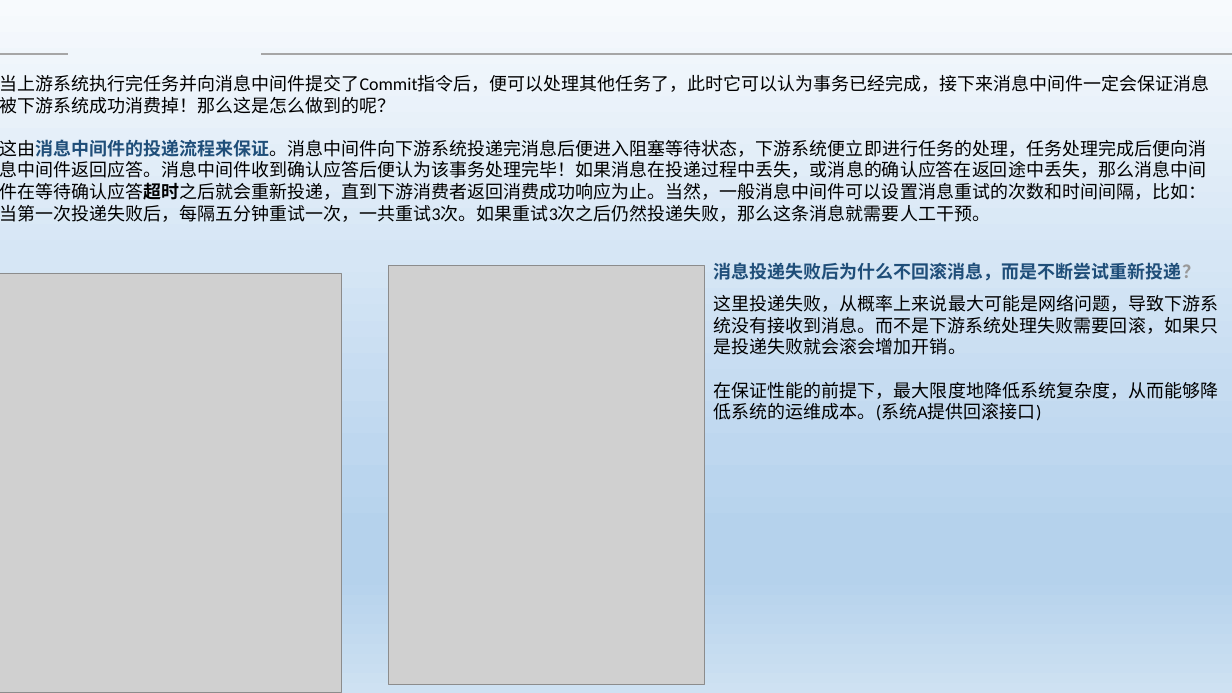
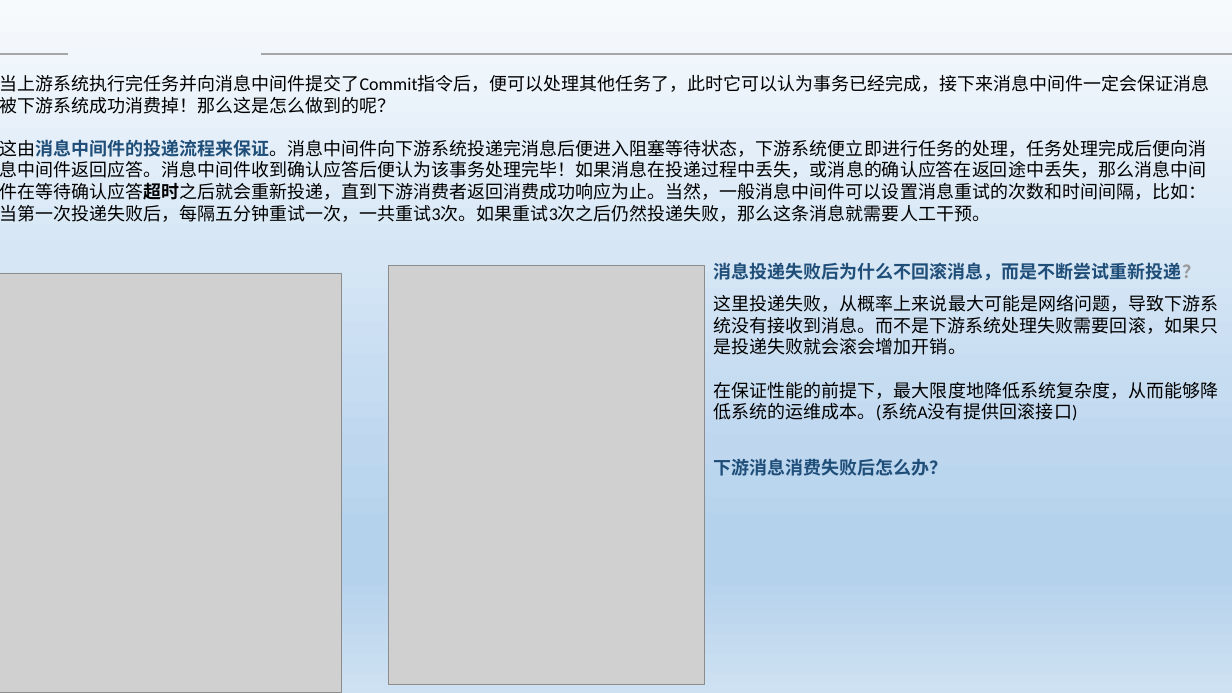
Before and after one commit to Heffie199/zhao_Note, a slide deck: slide 7 of 分布式事务的解决方案 .pptx. Drawn at 1232x693 pixels with LibreOffice and Linux fonts; fonts in the diff are those of the drawing; grey boxes stand for pictures; background and template pictures are left out. Boxes give left, top, right and bottom in pixels: in the first picture for what was removed or moved away, otherwise in the second. Text is boxed around its words. In the diff, an @@ line names an element or a change of style, - is before the commit and + after.

```diff
--- a/分布式事务的解决方案 .pptx
+++ b/分布式事务的解决方案 .pptx
@@ text at (x1=714, y1=382, x2=1218, y2=421): text changed @@
-在保证性能的前提下，最大限度地降低系统复杂度，从而能够降低系统的运维成本。(系统A提供回滚接口)
+在保证性能的前提下，最大限度地降低系统复杂度，从而能够降低系统的运维成本。(系统A没有提供回滚接口)
@@ text added at (x1=714, y1=458, x2=948, y2=476), 14 pt, text #1F4E79, bold @@
+下游消息消费失败后怎么办？
```
Also in this commit, not shown: 4 other slides changed.
